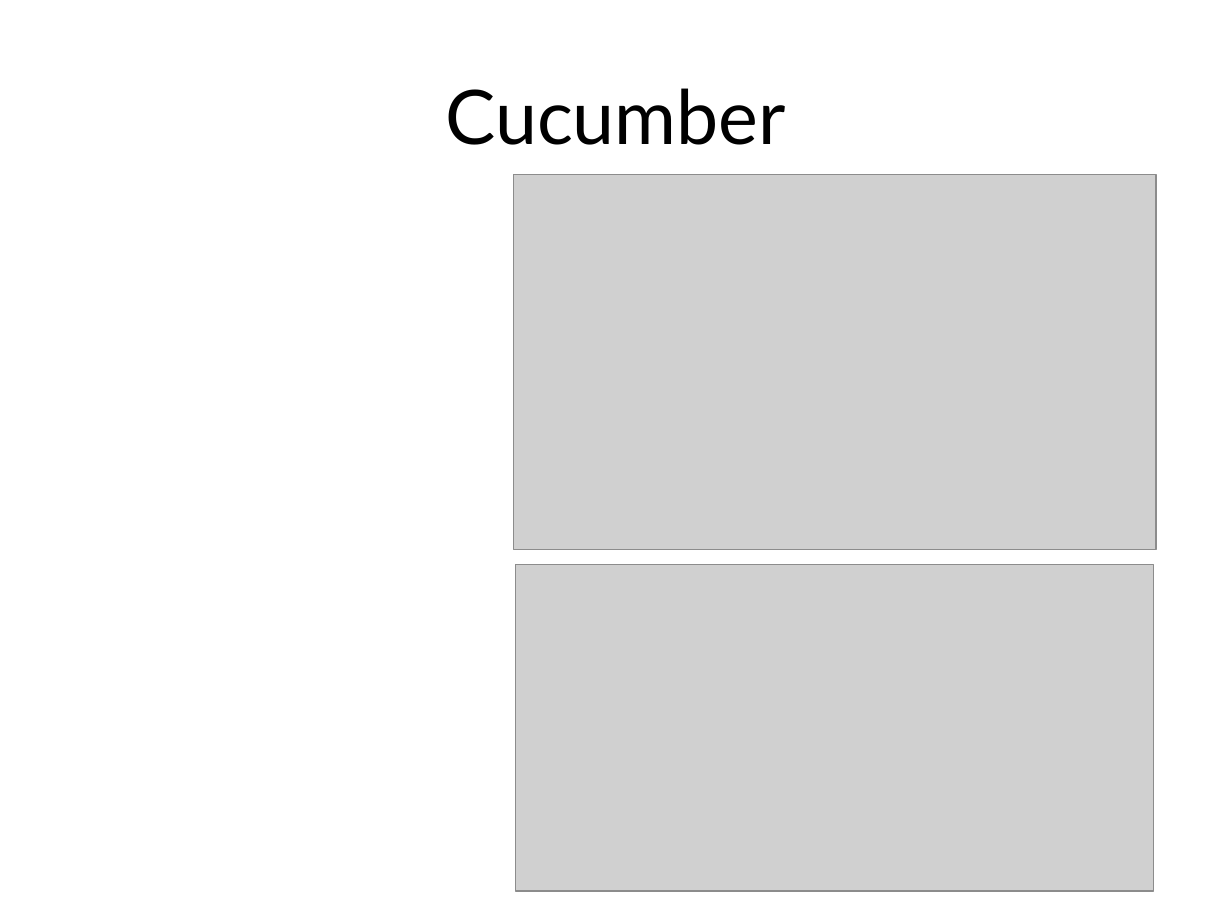
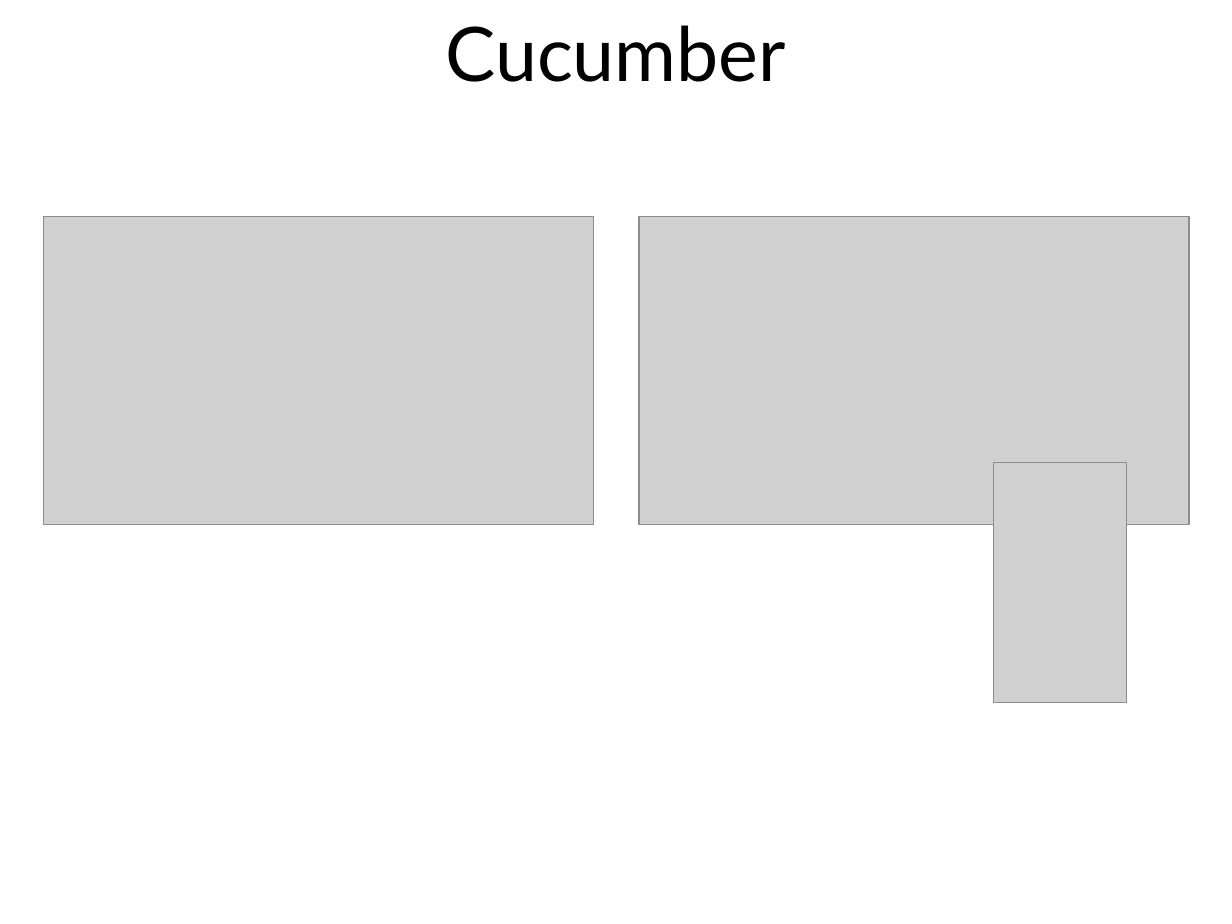
Before and after one commit to msuarz/portfolio, a slide deck: slide 7 of agile2011/presentation.pptx. Drawn at 1232x924 pixels with LibreOffice and Linux fonts; fonts in the diff are those of the drawing; grey boxes stand for pictures; background and template pictures are left out. Boxes give left, top, right and bottom in pixels: in the first picture for what was removed or moved away, otherwise in the second. Text is boxed around its words. In the diff, an @@ line names an element or a change of style, - is before the commit and + after.

```diff
--- a/agile2011/presentation.pptx
+++ b/agile2011/presentation.pptx
@@ title "Cucumber": place and size @@
-title "Cucumber" at (445,88,786,145)
+title "Cucumber" at (445,25,786,82)
@@ picture: place and size @@
-picture at (514,175,1157,549)
+picture at (43,217,593,525)
@@ picture: place and size @@
-picture at (516,564,1154,891)
+picture at (639,217,1189,525)
@@ picture added at (993,462,1126,702) @@
```
Also in this commit, not shown: 19 other slides changed, 4 slides added, 3 slides removed, 5 other files.
